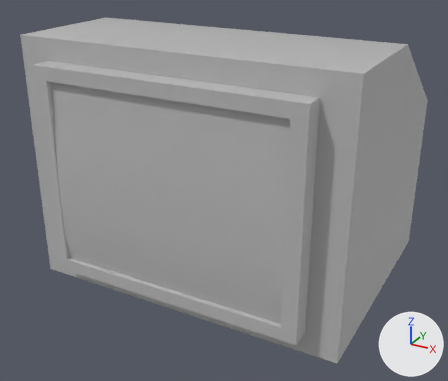
A saved change to the FBX model Assets/Meshes/GameObjects/Computer_Monitor.fbx.
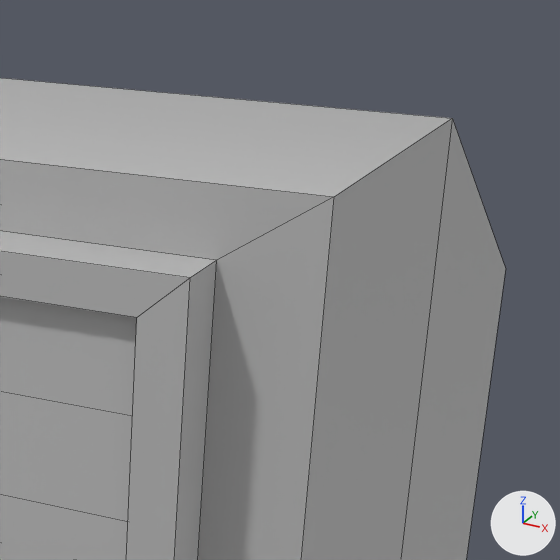
Each version appears first whole from a 50 mm camera at (0.384, -0.744, 0.531) aimed at (0.0, -0.045, 0.182), and next in a close-up on the part from 53% to 100% of the width and 0% to 55% of the height. The axes (+X, +Y, +Z) are drawn at lower right. The lights are the same throughout. The close-ups show mesh edges as thin lines. Where no turn or scale is listed for an object, it has been applied to the vertices.

Objects in the first close-up: 'Monitor_Body', 'Screen'.
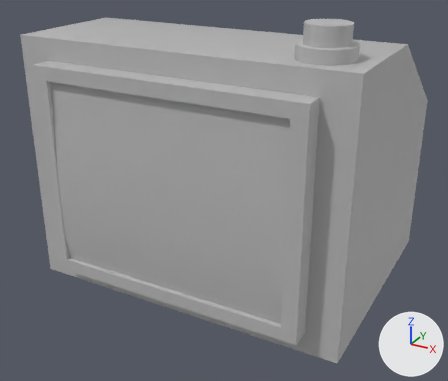
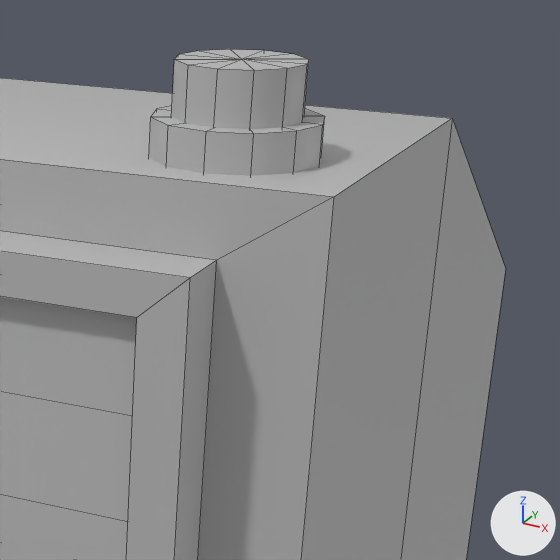
Changed parts and their boxes (x1, y1, x2, y2) in the close-ups (560 x 560 px):
```json
{"object": "Button_press", "change": "added", "after": [171, 49, 309, 129]}
{"object": "Button_Base", "change": "added", "after": [149, 106, 325, 176]}
```

The change, as JSON lines over the scene's bpy script:
```json
{"op": "add", "block": "me_mesh_1", "code": ["me_mesh_1 = bpy.data.meshes.new('Mesh')", "me_mesh_1.from_pydata(...)  # 25 vertices, 24 faces; spans x -0.0335..0.0335, y -0.0335..0.0335, z -0.011..0.011", "me_mesh_1.materials.append(mat_computer_monitor)  # grey #bcbcbc"]}
{"op": "add", "block": "me_mesh_001_1", "code": ["me_mesh_001_1 = bpy.data.meshes.new('Mesh.001')", "me_mesh_001_1.from_pydata(...)  # 25 vertices, 24 faces; spans x -0.0256..0.0256, y -0.0256..0.0256, z -0.0215..0.0215", "me_mesh_001_1.materials.append(mat_computer_monitor)  # grey #bcbcbc"]}
{"op": "add", "block": "ob_button_base", "code": ["ob_button_base = bpy.data.objects.new('Button_Base', me_mesh_1)", "ob_button_base.location = (0.1662, -0.1259, 0.4012)"]}
{"op": "add", "block": "ob_button_press", "code": ["ob_button_press = bpy.data.objects.new('Button_press', me_mesh_001_1)", "ob_button_press.location = (0.1662, -0.1259, 0.4122)"]}
```
